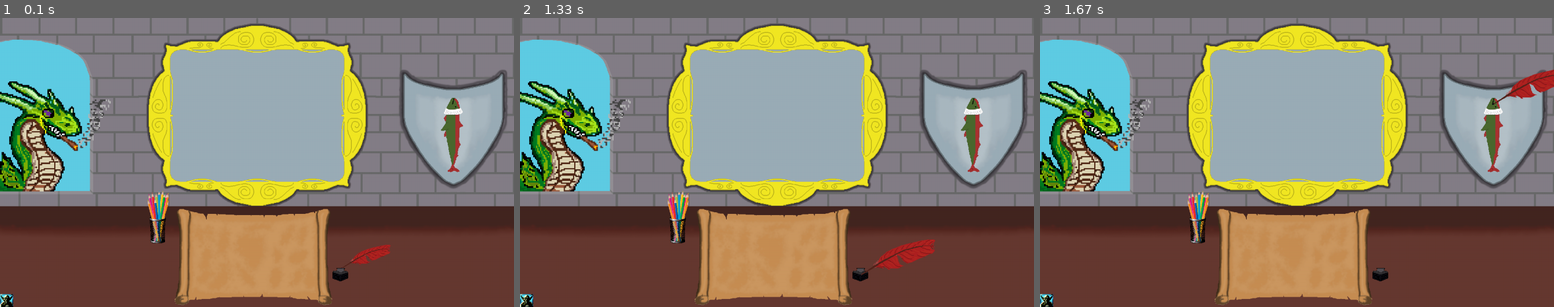
Above: before the commit, frames 1-3 (left to right).
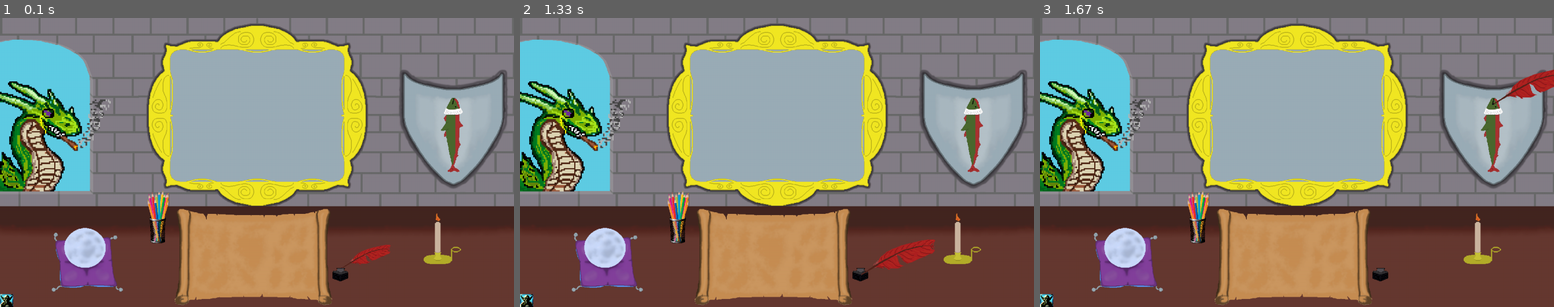
Above: after the commit, the same moments.

Repository: AndrewGillisSoftware/multiplayer-text-game
Game: pygame game, started from main.py
Two runs of this game, one before a commit and one after it. Both use one fixed random seed, a clock stepped at 60 frames per second and the inputs below.
Inputs (mouse positions are in pixels of both pictures, inside the frame that each line leads up to):
- Up to frame 1 (0.1 s): no input
- Up to frame 2 (1.33 s): press the mouse at (972, 101) at 0.37 s; move the mouse to (797, 110) at 0.47 s; release the mouse at (617, 119) at 0.6 s; press the mouse at (859, 275) at 1.25 s
- Up to frame 3 (1.67 s): move the mouse to (1435, 272) at 1.35 s; release the mouse at (1492, 272) at 1.48 s; press the mouse at (1492, 101) at 1.58 s

The runs differ from the first frame. In frame 1, 2.4% of the frame differs, in the area x 10-90%, y 67-95%; in frame 2, 2.4%; in frame 3, 2.4%.

Commit message:
assetsss

Diff:
--- a/evilComputer.py
+++ b/evilComputer.py
@@ -49,14 +49,18 @@
     "quill"       : "Quillnoink.png",
     "evilGoblin"  : "evilGoblin.png",
     "pencilCup"   : "pencilCup.png",
-    "dragon"      : "dragon.png"
+    "dragon"      : "dragon.png",
+    "crystalBall" : "Crystal_Ball.png",
+    "candle"      : "Candle.png",
 }
 initImagePositions = {
     "evilComputer": (0, 0),
     "quill"       : (1272,805),
     "evilGoblin"  : (0,1050),
     "pencilCup"   : (550, 650),
-    "dragon"      : (0, 160)
+    "dragon"      : (0, 160),
+    "crystalBall" : (180, 775),
+    "candle"      : (1550, 725),
 }
 selectionZoneSetupData = {
     "inkwell" : (1262,950,62,53),
@@ -93,6 +97,7 @@
     # Prepare Assets
     scaleFactor, images = loadImages(imageRefs, initImagePositions, screenWidth)
     selectionZones = createSelectionZones(selectionZoneSetupData, scaleFactor)
+    peterSoundNames = ["peter1", "peter2", "peter3", "peter4", "peter5", "peter6", "peter7", "peter8", "peter9"]
     sounds = loadSounds(soundRefs, volume=0.5)
     scrollFont = pygame.font.Font(fontRef, 27)
     consoleFont = pygame.font.SysFont("Consolas", 18, bold=True)
@@ -144,7 +149,7 @@
                         quillHeld = True
                         images["quill"].setCursorAttachment(True, (-25, -145))
                 elif zone == "fishHead" and quillHeld:
-                    sounds[random.randrange(0, len(sounds) - 1)].play()
+                    sounds[peterSoundNames[random.randrange(0, len(peterSoundNames) - 1)]].play()
             elif event.type == pygame.KEYDOWN and quillHeld:
                 if event.key == pygame.K_BACKSPACE:
                     backspaceKeyHeld = True
@@ -258,11 +263,10 @@
 
 
 def loadSounds(soundData, volume=1.0):
-    sounds = []
+    sounds = {}
     for sound in soundData:
-        newSound = pygame.mixer.Sound(soundData[sound])
-        newSound.set_volume(volume)
-        sounds.append(newSound)
+        sounds[sound] = pygame.mixer.Sound(soundData[sound])
+        sounds[sound].set_volume(volume)
     return sounds
 
 
Binary file added: Candle.png
Binary file added: Crystal_Ball.png
